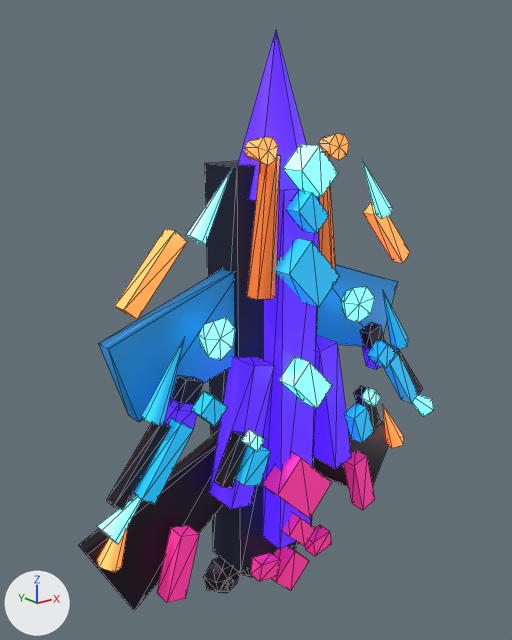
The glTF model public/models/boss/boss-03.glb: old version first, new version second.
The view is the same before and after, from a 50 mm lens placed at (-2.82, -3.46, 1.72), pointed at (-0.1, -0.06, 0.36). Every picture has the same lights, and +X, +Y and +Z are marked at lower left. The older version comes first. Mesh edges are drawn as thin lines. Where no turn or scale is listed for an object, it has been applied to the vertices.
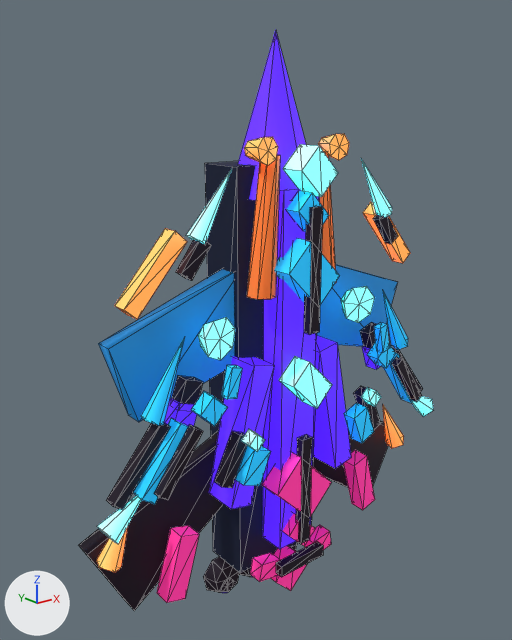
Edits to the bpy script that builds the scene:
```text
Change mat_material_3:
    mat_material_3.roughness: 0.5 -> 0.72
Change mat_material_4:
    mat_material_4.roughness: 0.5 -> 0.72
Add me_mesh_59:
    me_mesh_59.from_pydata([(0.015, -0.028, 0.095), (0.015, 0.028, 0.095), (0.054, -0.028, -0.08), (0.054, 0.028, -0.08), (-0.054, 0.028, 0.08), (-0.054, -0.028, 0.08), (-0.015, 0.028, -0.095), (-0.015, -0.028, -0.095)], [], [(0, 2, 1), (2, 3, 1), (4, 6, 5), (6, 7, 5), (4, 5, 1), (5, 0, 1), (7, 6, 2), (6, 3, 2), (5, 7, 0), (7, 2, 0), (1, 3, 4), (3, 6, 4)])
    me_mesh_59.materials.append(mat_material_4)  # cyan #27d8ff, glowing blue #0d5c8f
Add me_mesh_58:
    me_mesh_58.from_pydata([(0.054, -0.028, 0.08), (0.054, 0.028, 0.08), (0.015, -0.028, -0.095), (0.015, 0.028, -0.095), (-0.015, 0.028, 0.095), (-0.015, -0.028, 0.095), (-0.054, 0.028, -0.08), (-0.054, -0.028, -0.08)], [], [(0, 2, 1), (2, 3, 1), (4, 6, 5), (6, 7, 5), (4, 5, 1), (5, 0, 1), (7, 6, 2), (6, 3, 2), (5, 7, 0), (7, 2, 0), (1, 3, 4), (3, 6, 4)])
    me_mesh_58.materials.append(mat_material_4)  # cyan #27d8ff, glowing blue #0d5c8f
Add me_mesh_57_1:
    me_mesh_57_1.from_pydata([(-0.034, -0.028, 0.112), (-0.034, 0.028, 0.112), (0.098, -0.028, -0.064), (0.098, 0.028, -0.064), (-0.098, 0.028, 0.064), (-0.098, -0.028, 0.064), (0.034, 0.028, -0.112), (0.034, -0.028, -0.112)], [], [(0, 2, 1), (2, 3, 1), (4, 6, 5), (6, 7, 5), (4, 5, 1), (5, 0, 1), (7, 6, 2), (6, 3, 2), (5, 7, 0), (7, 2, 0), (1, 3, 4), (3, 6, 4)])
    me_mesh_57_1.materials.append(mat_material_3)  # black #211827
Add me_mesh_56_1:
    me_mesh_56_1.from_pydata([(0.098, -0.028, 0.064), (0.098, 0.028, 0.064), (-0.034, -0.028, -0.112), (-0.034, 0.028, -0.112), (0.034, 0.028, 0.112), (0.034, -0.028, 0.112), (-0.098, 0.028, -0.064), (-0.098, -0.028, -0.064)], [], [(0, 2, 1), (2, 3, 1), (4, 6, 5), (6, 7, 5), (4, 5, 1), (5, 0, 1), (7, 6, 2), (6, 3, 2), (5, 7, 0), (7, 2, 0), (1, 3, 4), (3, 6, 4)])
    me_mesh_56_1.materials.append(mat_material_3)  # black #211827
Add me_mesh_55_1:
    me_mesh_55_1.from_pydata([(-0.096, -0.028, 0.19), (-0.096, 0.028, 0.19), (0.148, -0.028, -0.152), (0.148, 0.028, -0.152), (-0.148, 0.028, 0.152), (-0.148, -0.028, 0.152), (0.096, 0.028, -0.19), (0.096, -0.028, -0.19)], [], [(0, 2, 1), (2, 3, 1), (4, 6, 5), (6, 7, 5), (4, 5, 1), (5, 0, 1), (7, 6, 2), (6, 3, 2), (5, 7, 0), (7, 2, 0), (1, 3, 4), (3, 6, 4)])
    me_mesh_55_1.materials.append(mat_material_3)  # black #211827
Add me_mesh_54_1:
    me_mesh_54_1.from_pydata([(0.148, -0.028, 0.152), (0.148, 0.028, 0.152), (-0.096, -0.028, -0.19), (-0.096, 0.028, -0.19), (0.096, 0.028, 0.19), (0.096, -0.028, 0.19), (-0.148, 0.028, -0.152), (-0.148, -0.028, -0.152)], [], [(0, 2, 1), (2, 3, 1), (4, 6, 5), (6, 7, 5), (4, 5, 1), (5, 0, 1), (7, 6, 2), (6, 3, 2), (5, 7, 0), (7, 2, 0), (1, 3, 4), (3, 6, 4)])
    me_mesh_54_1.materials.append(mat_material_3)  # black #211827
Add ob_aft_anchor_black_retainer:
    ob_aft_anchor_black_retainer = bpy.data.objects.new('aft_anchor_black_retainer', me_mesh_60)  # a box spanning x -0.19..0.19, y -0.03..0.03, z -0.04..0.04; in mat_material_3 (black #211827)
    ob_aft_anchor_black_retainer.location = (0.0, -0.42, -1.28)
Add ob_right_lockon_lens_retainer:
    ob_right_lockon_lens_retainer = bpy.data.objects.new('right_lockon_lens_retainer', me_mesh_59)
    ob_right_lockon_lens_retainer.location = (0.62, -0.5, 0.2)
Add ob_left_lockon_lens_retainer:
    ob_left_lockon_lens_retainer = bpy.data.objects.new('left_lockon_lens_retainer', me_mesh_58)
    ob_left_lockon_lens_retainer.location = (-0.62, -0.5, 0.2)
Add ob_right_crown_socket_shadow:
    ob_right_crown_socket_shadow = bpy.data.objects.new('right_crown_socket_shadow', me_mesh_57_1)
    ob_right_crown_socket_shadow.location = (0.76, -0.36, 0.9)
Add ob_left_crown_socket_shadow:
    ob_left_crown_socket_shadow = bpy.data.objects.new('left_crown_socket_shadow', me_mesh_56_1)
    ob_left_crown_socket_shadow.location = (-0.76, -0.36, 0.9)
Add ob_right_phase_mirror_black_laminate:
    ob_right_phase_mirror_black_laminate = bpy.data.objects.new('right_phase_mirror_black_laminate', me_mesh_55_1)
    ob_right_phase_mirror_black_laminate.location = (0.96, -0.46, -0.2)
Add ob_left_phase_mirror_black_laminate:
    ob_left_phase_mirror_black_laminate = bpy.data.objects.new('left_phase_mirror_black_laminate', me_mesh_54_1)
    ob_left_phase_mirror_black_laminate.location = (-0.96, -0.46, -0.2)
Add ob_spine_shadow_channel_rear:
    ob_spine_shadow_channel_rear = bpy.data.objects.new('spine_shadow_channel_rear', me_mesh_53_1)  # a box spanning x -0.04..0.04, y -0.028..0.028, z -0.38..0.38; in mat_material_3 (black #211827)
    ob_spine_shadow_channel_rear.location = (0.0, -0.44, -0.74)
Add ob_spine_shadow_channel_front:
    ob_spine_shadow_channel_front = bpy.data.objects.new('spine_shadow_channel_front', me_mesh_53_1.copy())
    ob_spine_shadow_channel_front.location = (0.0, -0.48, 0.74)
```

What differs and where, as boxes [x1, y1, x2, y2] in the pictures (512 x 640 px):
'spine_shadow_channel_front', added
    after: [304, 206, 323, 335]
'right_rear_blade', surface changed
    both: [313, 421, 388, 468]
'spine_shadow_channel_rear', added
    after: [295, 434, 312, 544]
'left_phase_mirror_black_laminate', added
    after: [154, 424, 203, 500]
'aft_anchor_black_retainer', added
    after: [276, 541, 323, 577]
'left_crown_socket_shadow', added (black)
    after: [176, 240, 211, 281]
'right_phase_mirror_black_laminate', added
    after: [391, 357, 422, 402]
'left_lockon_lens_retainer', added
    after: [221, 365, 242, 399]
'right_homing_beacon', surface changed
    both: [372, 342, 396, 367]
'right_crown_socket_shadow', added
    after: [373, 214, 398, 244]
'right_lockon_lens_retainer', added
    after: [374, 323, 390, 353]
'right_phase_curtain_outer_frame', surface changed
    both: [390, 345, 423, 392]
